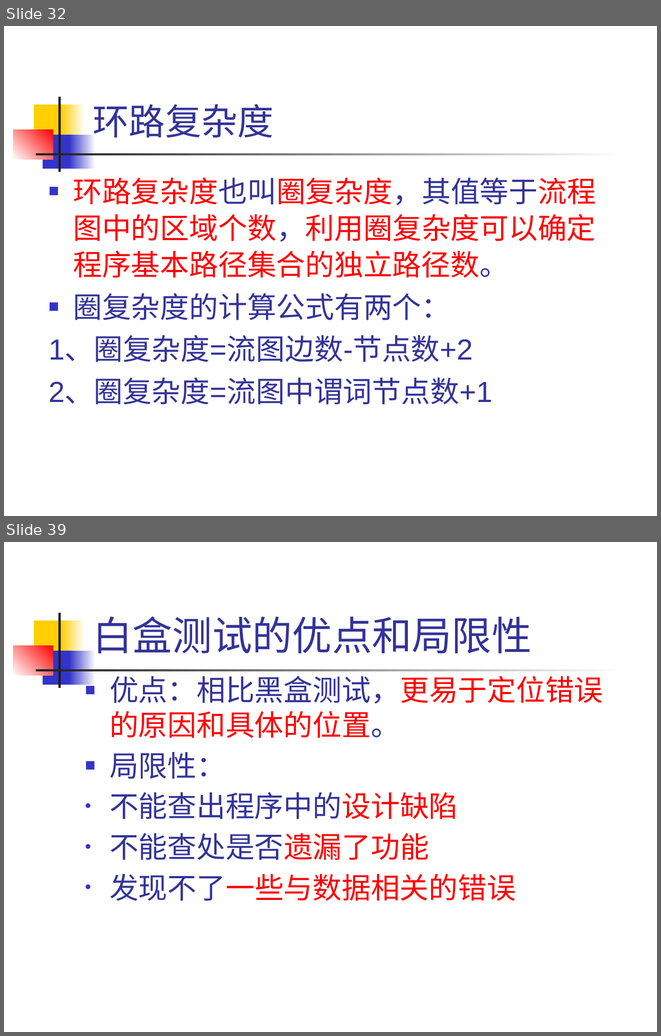
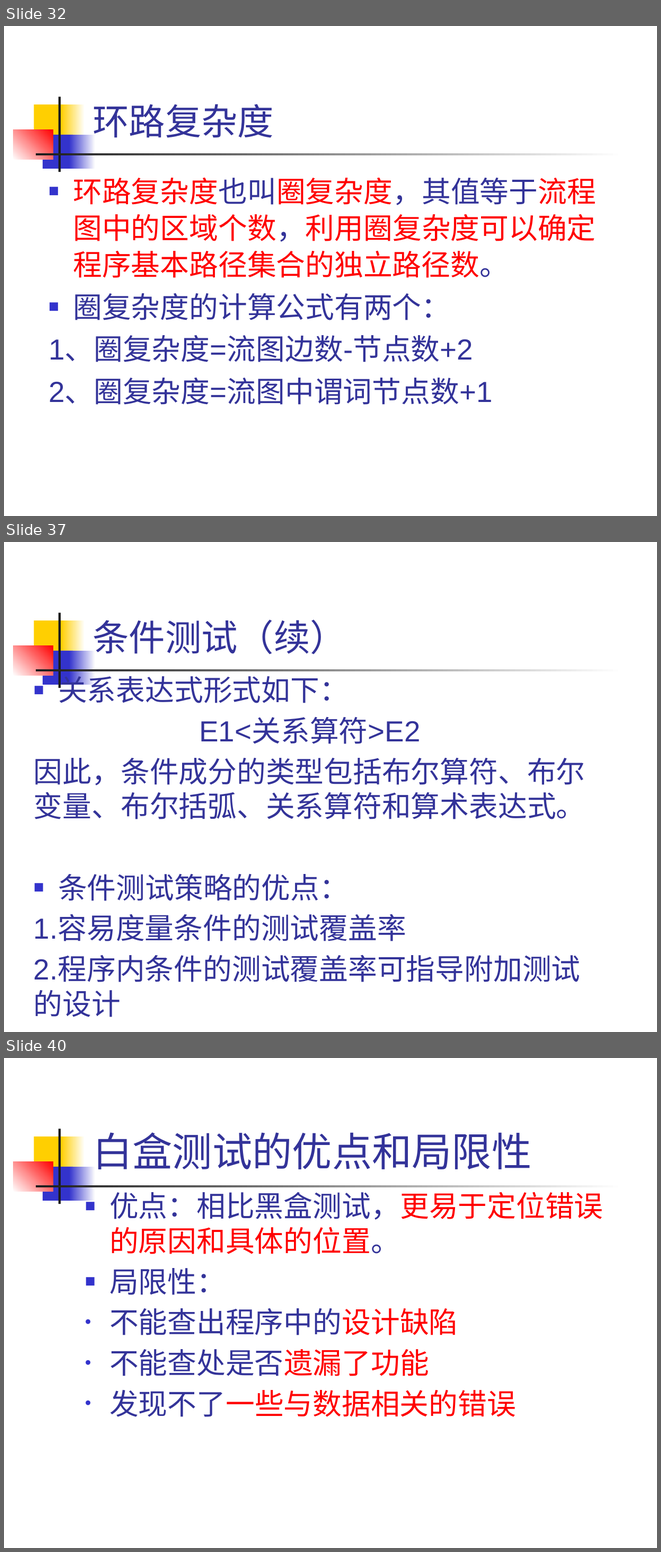
Before and after one commit to 1-518/Three-Kindoms, a slide deck: 白盒黑盒/白盒测试技术/白盒测试技术.pptx. Shown one above the other, each under a label of ours: slides 32 and 39 before the commit, slides 32, 37 and 40 after it; the slides between them are not shown. The pictures are 661x1036 and 661x1552 pixels, drawn with LibreOffice and Linux fonts; fonts in the diff are those of the drawing. Boxes give left, top, right and bottom in pixels: in the first picture for what was removed or moved away, otherwise in the second. Text is boxed around its words. In the diff, an @@ line names an element or a change of style, - is before the commit and + after.

```diff
--- a/白盒黑盒/白盒测试技术/白盒测试技术.pptx
+++ b/白盒黑盒/白盒测试技术/白盒测试技术.pptx
@@ slide 37 added at bbox=[4, 542, 657, 1032], background #FFFFFF; not listed: 7 template elements that a slide beside it also shows @@
@@ title added at bbox=[93, 619, 346, 654], 40 pt, text #333399 @@
+条件测试（续）
@@ text added at bbox=[34, 671, 585, 982], 32 pt, text #333399 @@
+■ 关系表达式形式如下：
+E1<关系算符>E2
+因此，条件成分的类型包括布尔算符、布尔变量、布尔括弧、关系算符和算术表达式。
+■ 条件测试策略的优点：
+1.容易度量条件的测试覆盖率
+2.程序内条件的测试覆盖率可指导附加测试的设计
@@ what was slide 39 is now slide 40 @@
```
Also in this commit, not shown: 9 slides changed, 1 other slide added, 1 slide removed.
